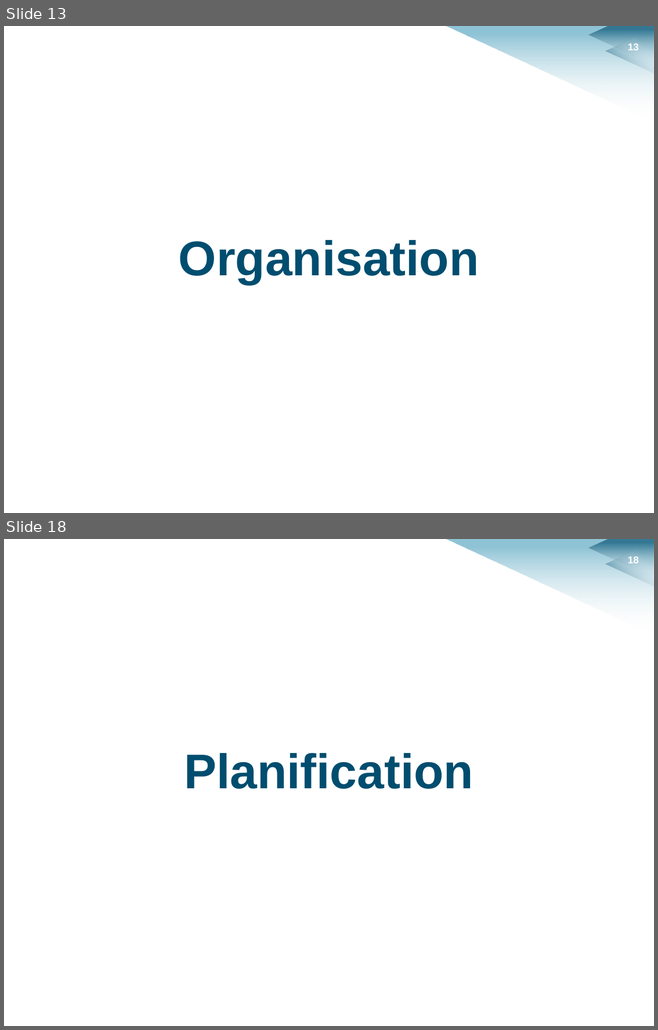
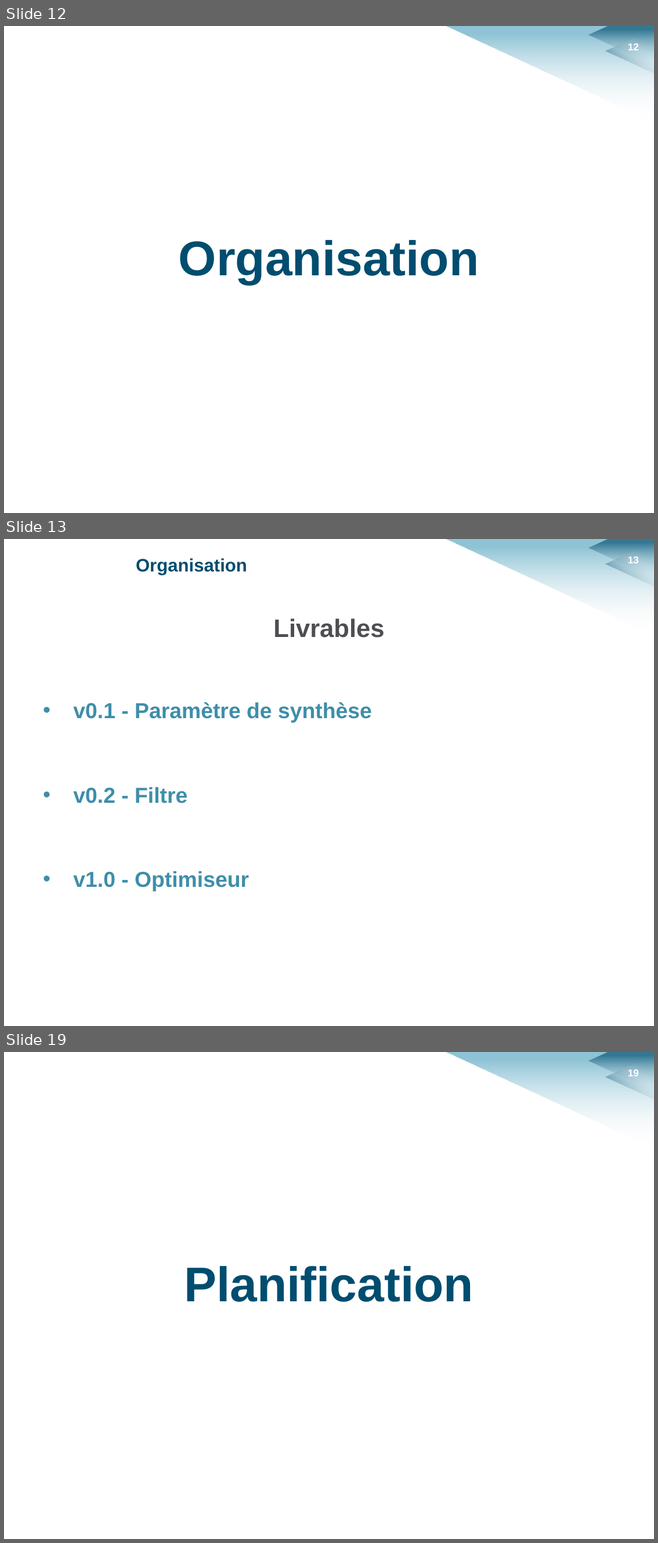
Before and after one commit to HKervadec/korrigolo, a slide deck: soutenances/planification/soutenance_planification.pptx. Shown one above the other, each under a label of ours: slides 13 and 18 before the commit, slides 12, 13 and 19 after it; the slides between them are not shown. The pictures are 658x1030 and 658x1543 pixels, drawn with LibreOffice and Linux fonts; fonts in the diff are those of the drawing; background and template pictures are left out. Boxes give left, top, right and bottom in pixels: in the first picture for what was removed or moved away, otherwise in the second. Text is boxed around its words. In the diff, an @@ line names an element or a change of style, - is before the commit and + after.

```diff
--- a/soutenances/planification/soutenance_planification.pptx
+++ b/soutenances/planification/soutenance_planification.pptx
@@ slide 13 added at [4,539,654,1026], background #FFFFFF; not listed: 4 template elements that a slide beside it also shows @@
@@ text added at [136,558,247,575], 20 pt, text #004D6F, bold @@
+Organisation
@@ text added at [273,618,384,638], 28 pt, text #4F4D52, bold @@
+Livrables
@@ text added at [73,702,372,892], 24 pt, text #3E8EA9, bold @@
+• v0.1 - Paramètre de synthèse
+• v0.2 - Filtre
+• v1.0 - Optimiseur
@@ what was slide 13 is now slide 12 @@
@@ page number at [628,43,639,50]: text changed @@
-13
+12
@@ what was slide 18 is now slide 19 @@
```
Also in this commit, not shown: 16 slides changed, 3 other slides added, 2 slides removed, 5 other files.
